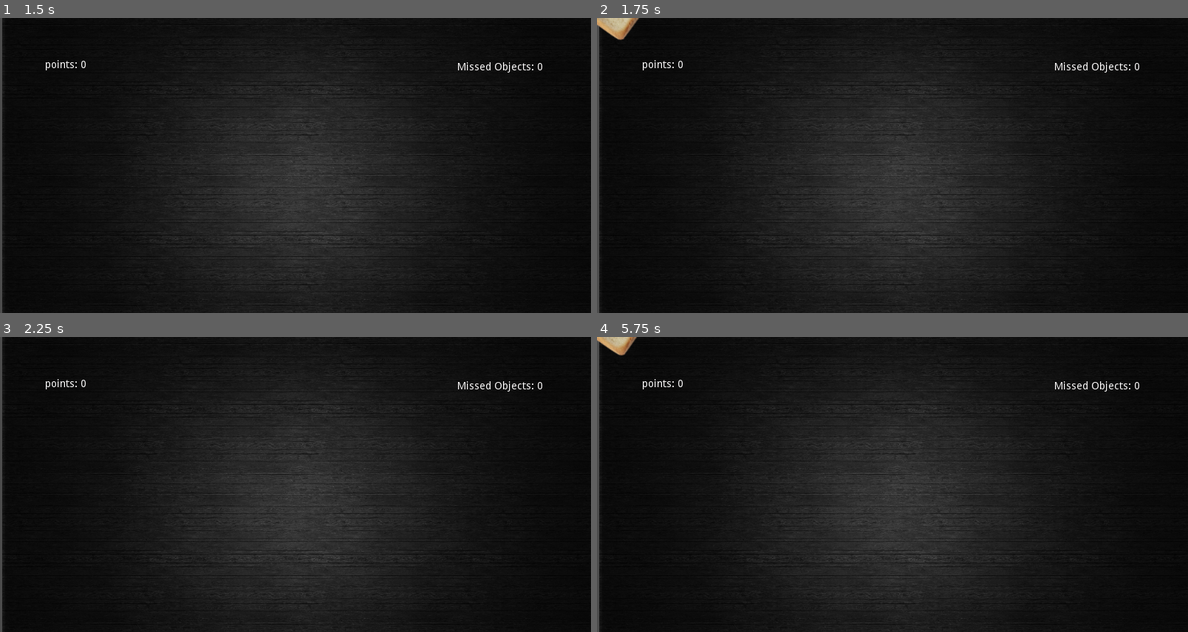
Above: before the commit, frames 1-4 (two rows, left to right).
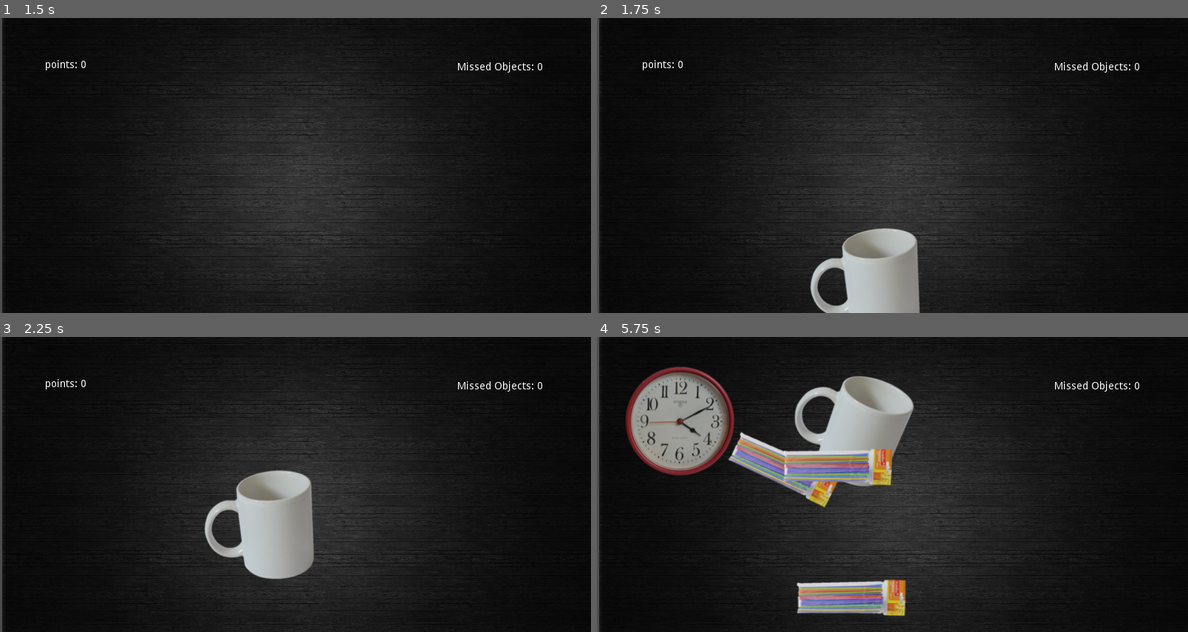
Above: after the commit, the same moments.

Repository: resquenazi/Object_Discrimination_Video_Game
Game: Godot game, scene res://Scenes/Game.tscn
Same seed, same stepped clock (60 frames per second), same inputs: the game is played once before the commit and once after it.
Inputs (mouse positions are in pixels of both pictures, inside the frame that each line leads up to):
- Up to frame 1 (1.5 s): click "start" at 0.5 s; tap Enter at 1.25 s; move the mouse to (425, 150) at 1.27 s; click (425, 150) at 1.35 s
- Up to frame 2 (1.75 s): no input
- Up to frame 3 (2.25 s): move the mouse to (177, 499) at 2.02 s; click (177, 499) at 2.1 s
- Up to frame 4 (5.75 s): move the mouse to (951, 419) at 2.77 s; click (951, 419) at 2.85 s; move the mouse to (862, 543) at 3.52 s; click (862, 543) at 3.6 s; move the mouse to (1069, 528) at 4.27 s; click (1069, 528) at 4.35 s; move the mouse to (715, 440) at 5.02 s; click (715, 440) at 5.1 s

Frame 1 is identical in both runs. In frame 2, 4.3% of the frame differs, in the area x 0-55%, y 0-100%; in frame 3, 4.7%; in frame 4, 15%, in the area x 0-54%, y 0-95%.

Commit message:
objects now generated randomly

Diff:
--- a/Scripts/Game.gd
+++ b/Scripts/Game.gd
@@ -11,7 +11,6 @@
 func _ready():
 	$Score.hide()
 	$missedObjects.hide()
-
 
 func _physics_process(delta):
 
@@ -46,8 +45,8 @@
 func _on_spawn_timeout():
 	if !end:
 		var o = Objects.instance()
-		#o.global_position = Vector2(randi()%700+100 , 400)
+		o.global_position = Vector2(randi()%700+100 , 400)
 		add_child(o)
 	else:
-		#$final.play()
+		$final.play()
 		$spawn.stop()
--- a/Scripts/GetRandomNumber.gd
+++ b/Scripts/GetRandomNumber.gd
@@ -1,6 +1,13 @@
 extends Node
 
-var array_element_number = randi()%10
+var list = range(0,10)
+var sample =[]
 
 func _ready():
-	print(array_element_number)
+	randomize()
+	for i in range(3):
+		var x = randi()%list.size()
+		sample.append(list[x])
+		list.remove(x)
+	print(sample)
+	print(sample[1])
--- a/Scripts/Objects.gd
+++ b/Scripts/Objects.gd
@@ -12,7 +12,10 @@
 var tex_08 = preload("res://Sprites/Objects/toilet_paper.png")
 var tex_09 = preload("res://Sprites/Objects/tooth_paste.png")
 
-var tex_ref_array = [tex_00, tex_01, tex_02, tex_03, tex_04, tex_05, tex_06,tex_07, tex_08, tex_09]
+var tex_ref_array = [tex_00, tex_01, tex_02, tex_03, tex_04, tex_05, tex_06,
+tex_07, tex_08, tex_09]
+
+var randN = GetRandomNumber.sample
 
 var pos
 var w = 50
@@ -22,7 +25,7 @@
 
 # make objects bounce
 func _ready():
-	$Sprite1.texture = tex_ref_array[GetRandomNumber.array_element_number]
+	$Sprite1.texture = tex_ref_array[randN[randi()%randN.size()]]
 	apply_impulse(Vector2(0,0) , Vector2(dir, -jump))
 
 # make objects disappear when clicked
Not shown, added: Scripts/NoRepeatRNG
